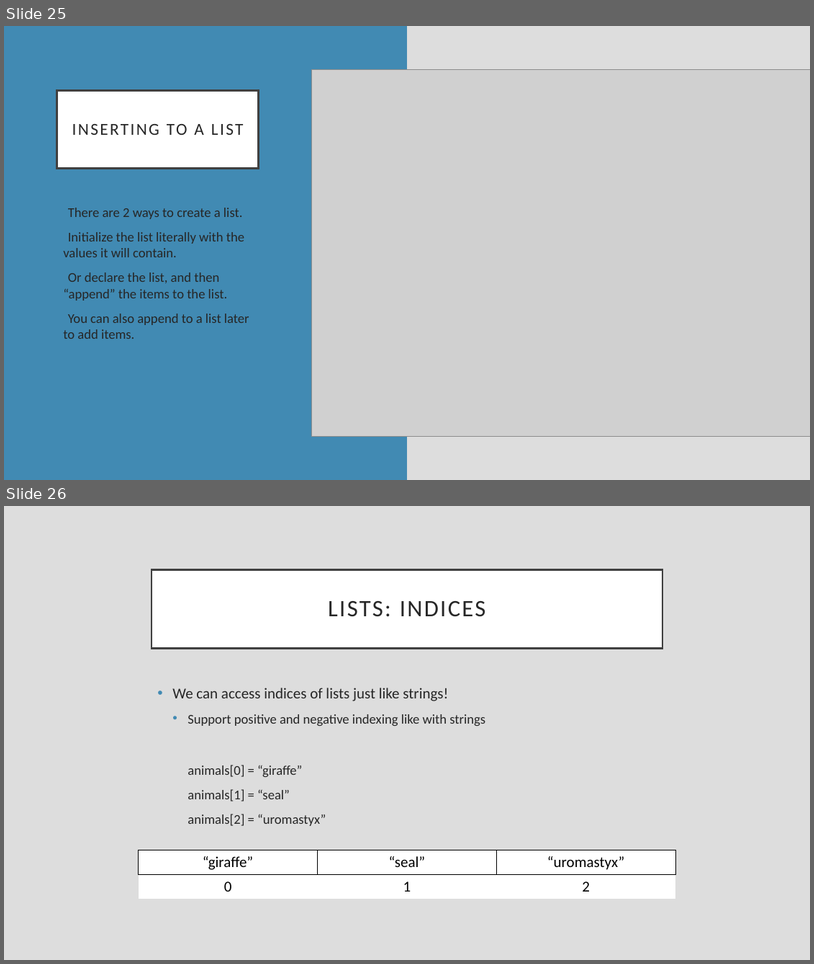
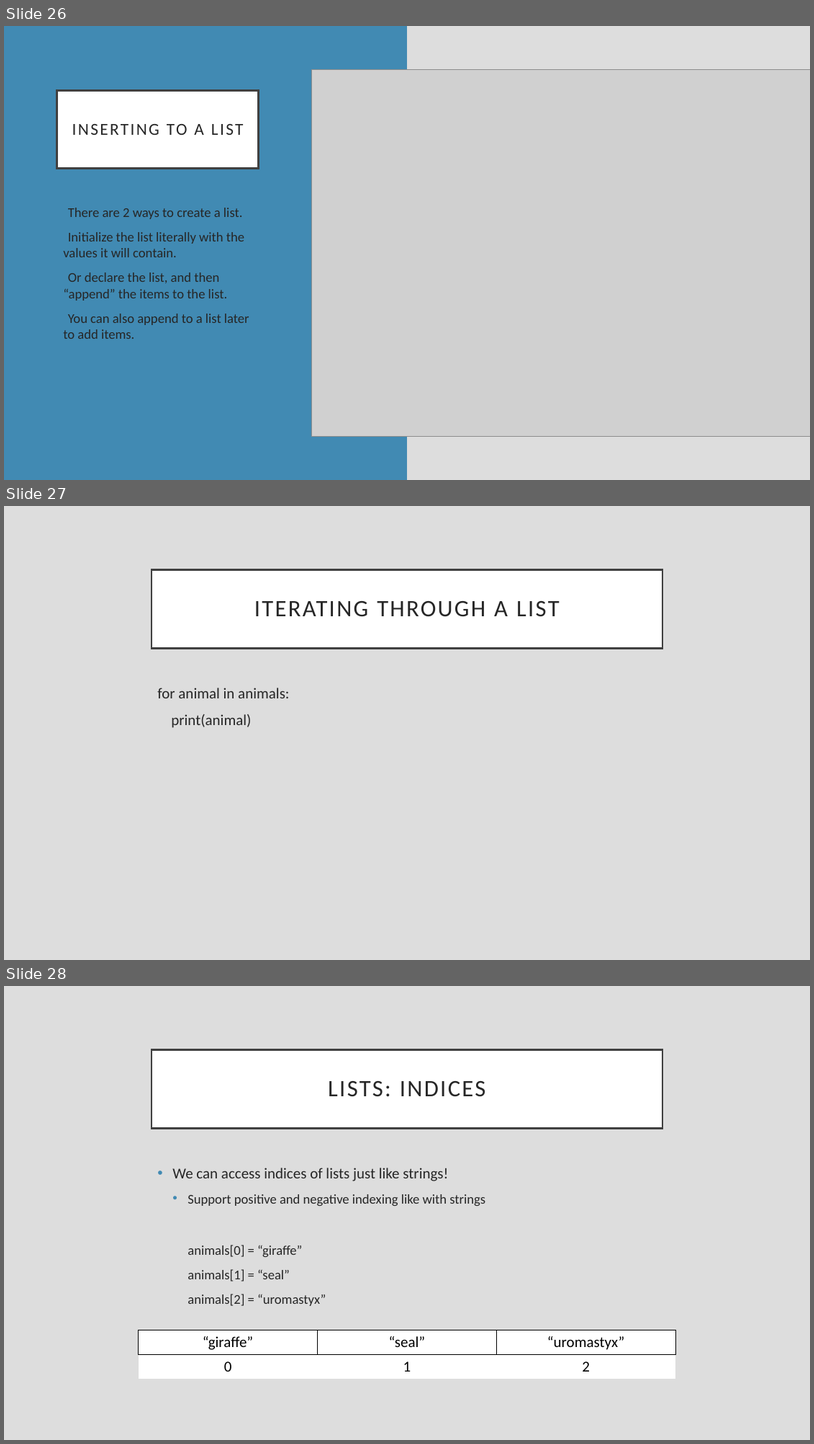
Before and after one commit to rsera/Junior-Knights, a slide deck: Python Lesson 9 Strings and Lists.pptx. Shown one above the other, each under a label of ours: slides 25 and 26 before the commit, slides 26, 27 and 28 after it. The pictures are 814x964 and 814x1444 pixels, drawn with LibreOffice and Linux fonts; fonts in the diff are those of the drawing; grey boxes stand for pictures. Boxes give left, top, right and bottom in pixels: in the first picture for what was removed or moved away, otherwise in the second. Text is boxed around its words. In the diff, an @@ line names an element or a change of style, - is before the commit and + after.

```diff
--- a/Python Lesson 9 Strings and Lists.pptx
+++ b/Python Lesson 9 Strings and Lists.pptx
@@ slide 27 added at (x1=4, y1=506, x2=810, y2=960), background #DDDDDD @@
@@ title added at (x1=152, y1=569, x2=663, y2=648), fill #FFFFFF, outline #404040 2.5 pt, 28 pt, text #262626 @@
+ITERATING THROUGH A LIST
@@ text added at (x1=157, y1=687, x2=289, y2=728), 18 pt, text #262626 @@
+for animal in animals:
+print(animal)
@@ what was slide 25 is now slide 26 @@
@@ what was slide 26 is now slide 28 @@
```
Also in this commit, not shown: 2 slides changed, 1 other slide added, 6 other files.
